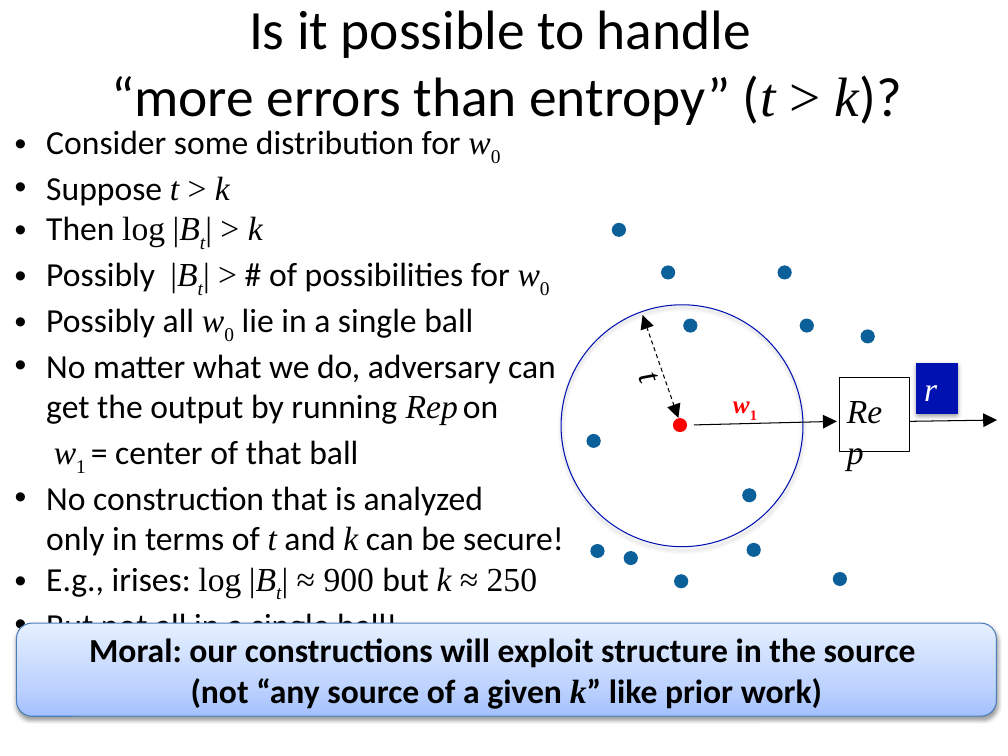
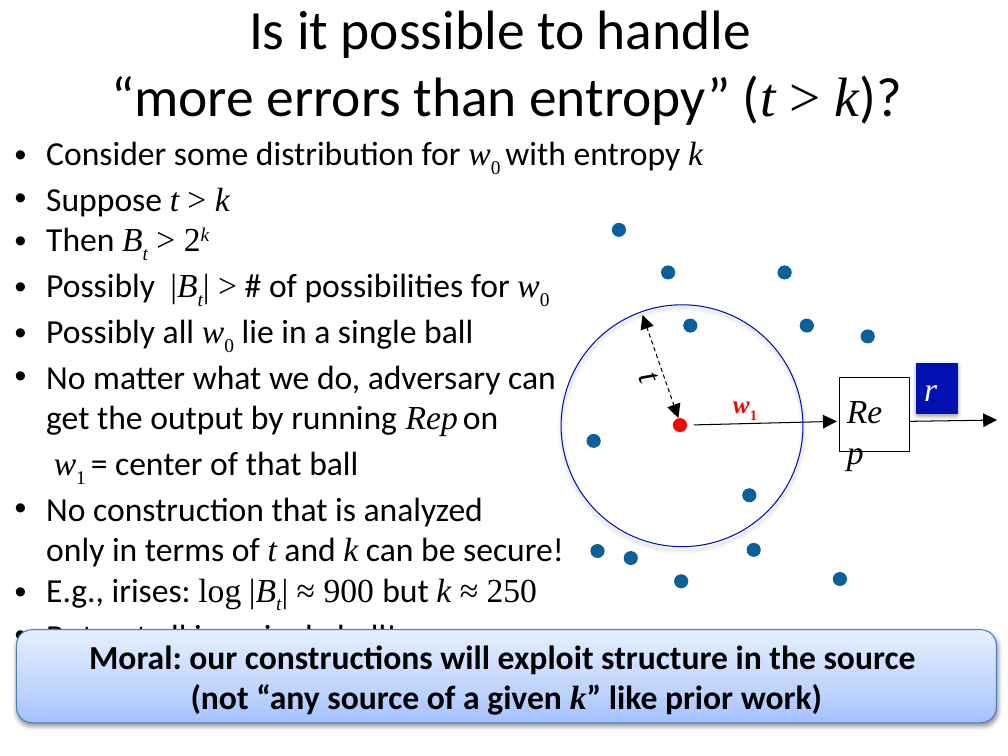
Before and after one commit to xianruimeng/comp-fuzzy-ext, a slide deck: slide 10 of constantRate/MoreErrorsThanEntropy-Allerton.pptx. Drawn at 1008x756 pixels with LibreOffice and Linux fonts; fonts in the diff are those of the drawing. Boxes give left, top, right and bottom in pixels: in the first picture for what was removed or moved away, otherwise in the second. Text is boxed around its words. In the diff, an @@ line names an element or a change of style, - is before the commit and + after.

```diff
--- a/constantRate/MoreErrorsThanEntropy-Allerton.pptx
+++ b/constantRate/MoreErrorsThanEntropy-Allerton.pptx
@@ text "Consider some distribution for w0 ...": place and size @@
-text "Consider some distribution for w0 ..." at (46, 130, 564, 645)
+text "Consider some distribution for w0 ..." at (46, 141, 703, 656)
@@ text at (46, 141, 703, 171): text changed @@
-• Consider some distribution for w0
+• Consider some distribution for w0 with entropy k
@@ text at (46, 227, 114, 252): text changed @@
-• Then log |Bt| > k
+• Then Bt > 2k
@@ rounded rectangle "Moral: our constructions will exploit ...": place and size @@
-rounded rectangle "Moral: our constructions will exploit ..." at (16, 623, 996, 716)
+rounded rectangle "Moral: our constructions will exploit ..." at (16, 630, 996, 723)
```
Also in this commit, not shown: 9 other slides changed.
